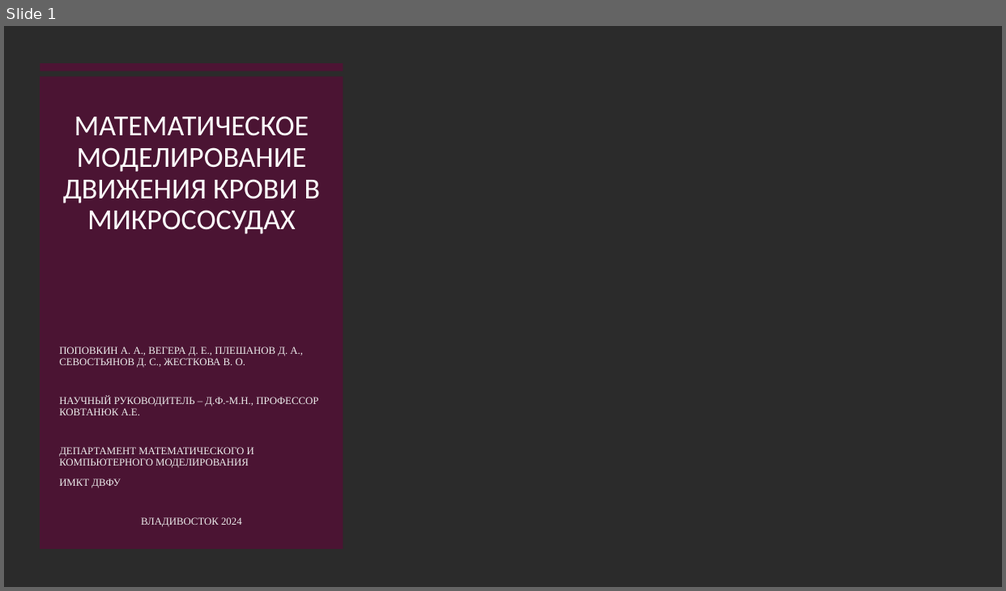
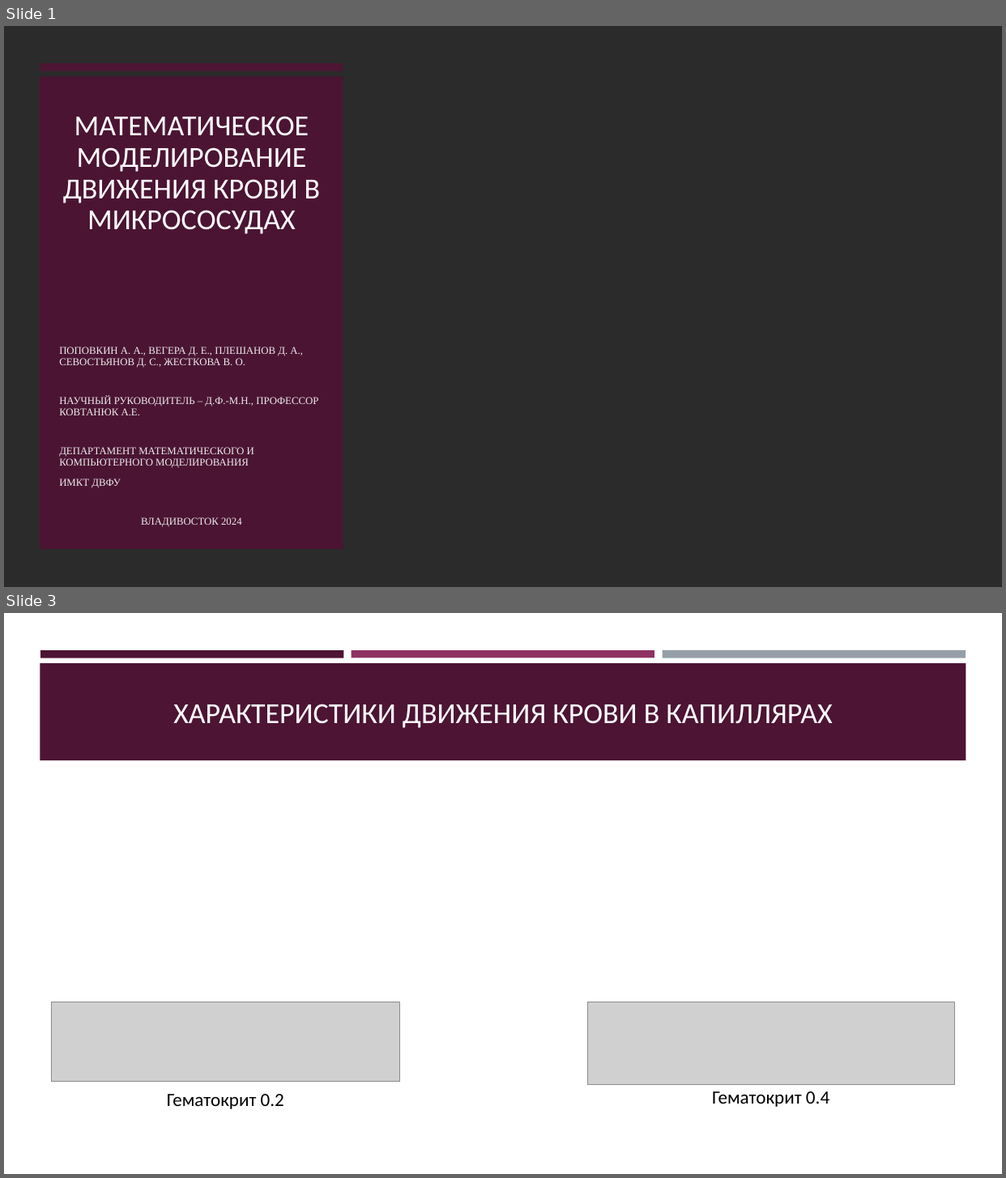
Before and after one commit to Jrol123/Blood_Science, a slide deck: f_docs/Презентация.pptx. Shown one above the other, each under a label of ours: slide 1 before the commit, slides 1 and 3 after it; the slides between them are not shown. The pictures are 1006x591 and 1006x1178 pixels, drawn with LibreOffice and Linux fonts; fonts in the diff are those of the drawing; grey boxes stand for pictures; background and template pictures are left out; a plain dark background stands for a picture behind light text. Boxes give left, top, right and bottom in pixels: in the first picture for what was removed or moved away, otherwise in the second. Text is boxed around its words. In the diff, an @@ line names an element or a change of style, - is before the commit and + after.

```diff
--- a/f_docs/Презентация.pptx
+++ b/f_docs/Презентация.pptx
@@ slide 3 added at (4, 613, 1002, 1174), background #FFFFFF @@
@@ rectangle added at (40, 650, 344, 658), fill #4D1434 @@
@@ rectangle added at (351, 650, 654, 658), fill #903163 @@
@@ rectangle added at (662, 650, 965, 658), fill #969FA7 @@
@@ rectangle added at (40, 663, 966, 760), fill #4D1434 @@
@@ title added at (173, 704, 832, 728), 28 pt, text #FFFFFF @@
+ХАРАКТЕРИСТИКИ ДВИЖЕНИЯ КРОВИ В КАПИЛЛЯРАХ
@@ picture added at (52, 1003, 400, 1082) @@
@@ picture added at (588, 1003, 955, 1084) @@
@@ text added at (167, 1094, 284, 1110), 18 pt, text #000000 @@
+Гематокрит 0.2
@@ text added at (712, 1092, 829, 1107), 18 pt, text #000000 @@
+Гематокрит 0.4
```
Also in this commit, not shown: 1 slide changed, 8 other slides added, 1 slide removed, 2 other files.
